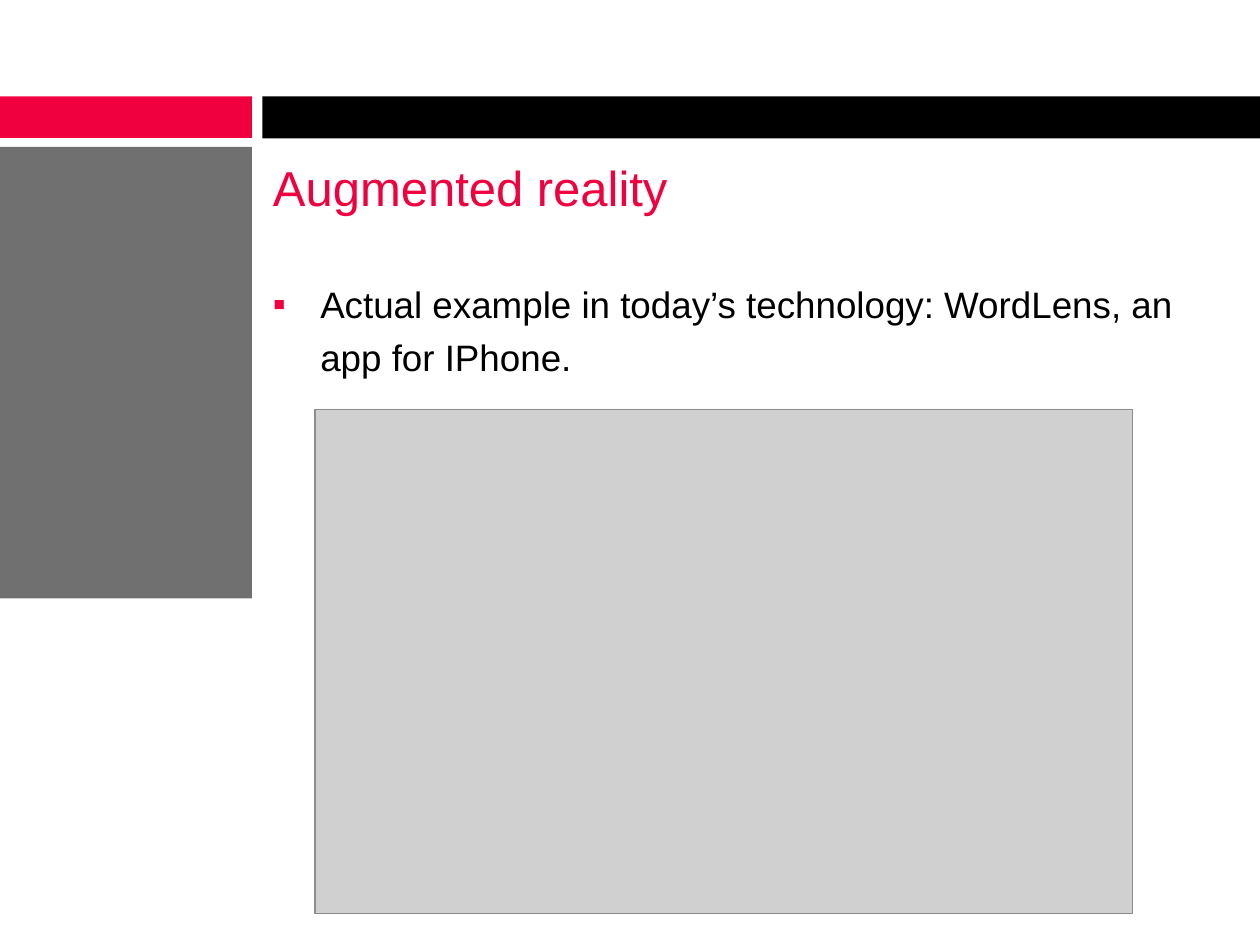
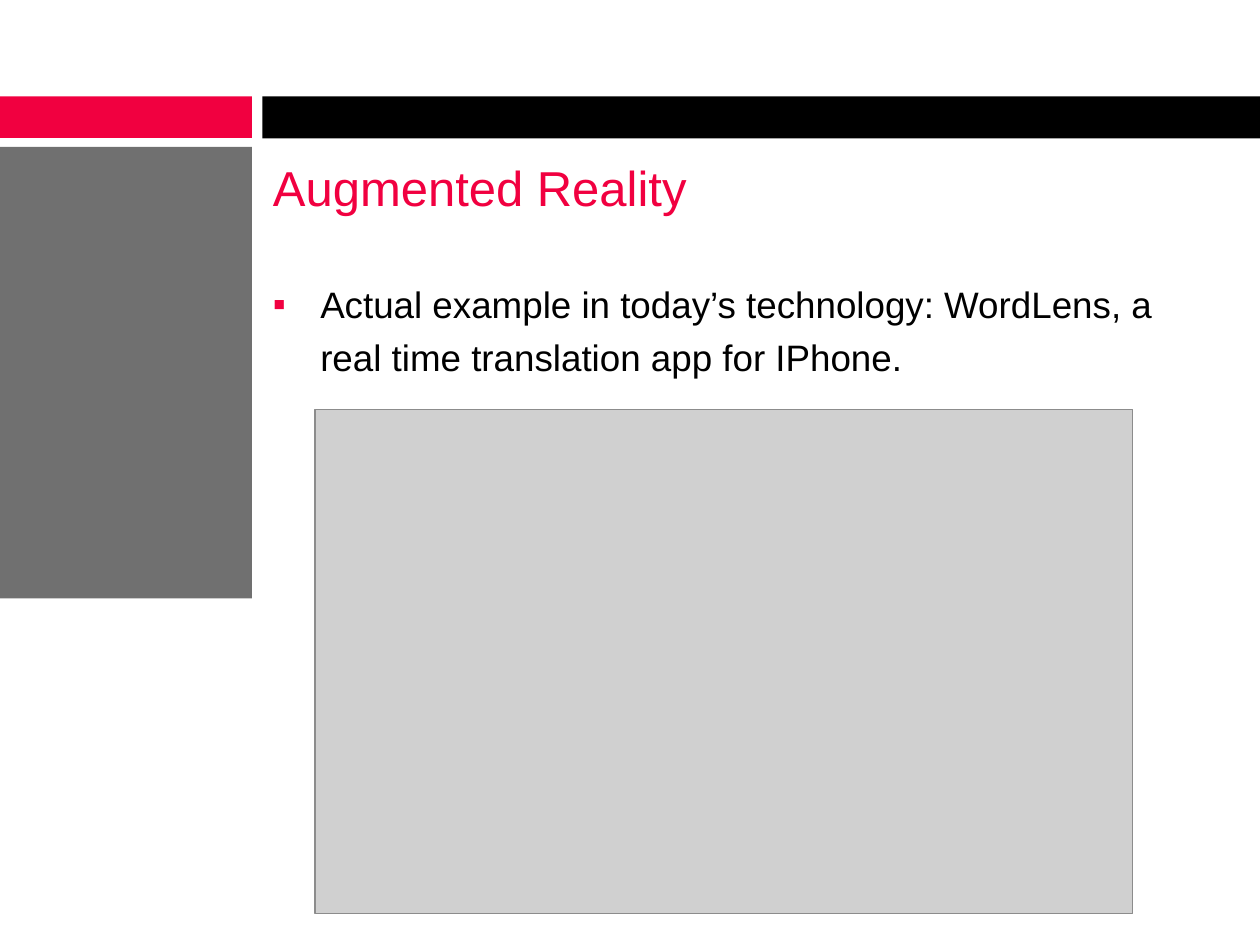
Before and after one commit to alexcraig/RoboWars, a slide deck: slide 4 of docs/presentation_slides/RoboWarsPresentation_AlexDinardo.pptx. Drawn at 1260x945 pixels with LibreOffice and Linux fonts; fonts in the diff are those of the drawing; grey boxes stand for pictures; background and template pictures are left out. Boxes give left, top, right and bottom in pixels: in the first picture for what was removed or moved away, otherwise in the second. Text is boxed around its words. In the diff, an @@ line names an element or a change of style, - is before the commit and + after.

Commit message:
Updated slides

```diff
--- a/docs/presentation_slides/RoboWarsPresentation_AlexDinardo.pptx
+++ b/docs/presentation_slides/RoboWarsPresentation_AlexDinardo.pptx
@@ title at (273,170,687,216): text changed @@
-Augmented reality
+Augmented Reality
@@ text at (320,291,1151,378): text changed @@
-▪ Actual example in today’s technology: WordLens, an app for IPhone.
+▪ Actual example in today’s technology: WordLens, a real time translation app for IPhone.
```
Also in this commit, not shown: 2 other slides changed, 2 slides added.
